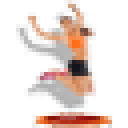
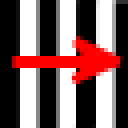
Before/after of a 128px x 128px layered artwork. What changed in the layer stack:
added layer "Shape 63" above "Layer 45" over [0,0,128,128]
hid "Layer 45" over [16,0,112,128]
